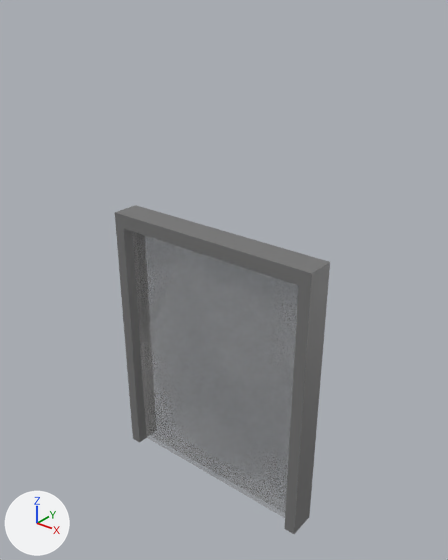
A saved change to the FBX model Assets/Original_assets/Walls/Glass_wall_complete.fbx.
The view is the same before and after, from a camera (50 mm lens) standing at (3.91, -7.09, 8.67) and looking at (-1.9, 0.18, 4.16). Lighting does not change. The marker at lower left points along +X, +Y and +Z. The picture after the commit comes second. Where no turn or scale is listed for an object, it has been applied to the vertices.

Names of what the first picture shows: 'Glass Wall'.
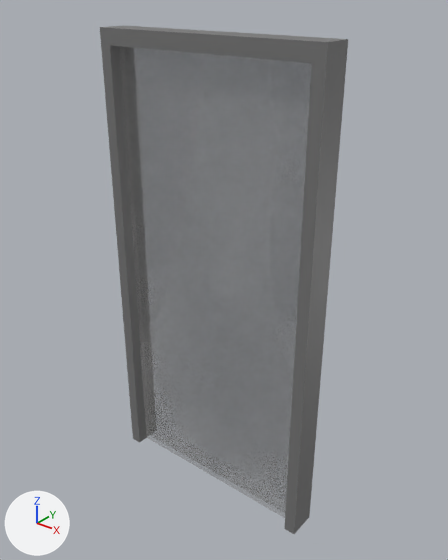
Boxes (x1, y1, x2, y2) around the edits, measured in the pictures (448 x 560 px):
'Glass Wall', reshaped (15% wider, 55% taller)
    before: (115, 205, 330, 534)
    after: (100, 25, 348, 534)

The change in detail:
me_cube_031 is used by ob_glass_wall; location (0.0, 0.0, 0.0).
me_cube_031 had 32 vertices, 28 faces and spanned x -4.0..0.0, y -0.25..0.25, z 0.0..5.0.
me_cube_031 now has 32 vertices, 28 faces and spans x -4.0..0.0, y -0.25..0.25, z 0.0..8.0.
me_cube_031 part 1: all 20 vertices in x -4.0..0.0, y -0.25..0.25, z 4.75..5.0 are moved by (0.0, 0.0, 3.0).
